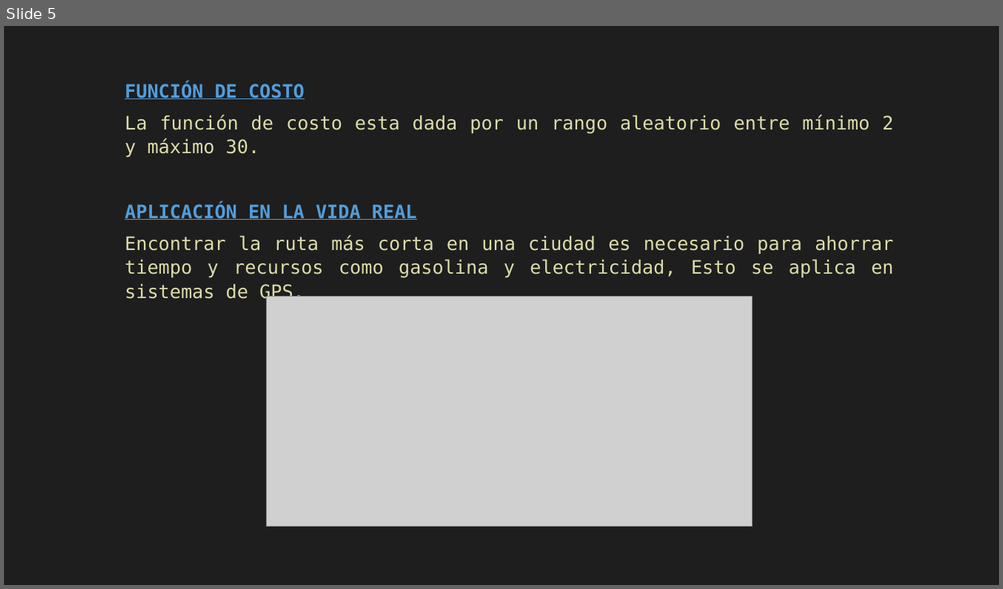
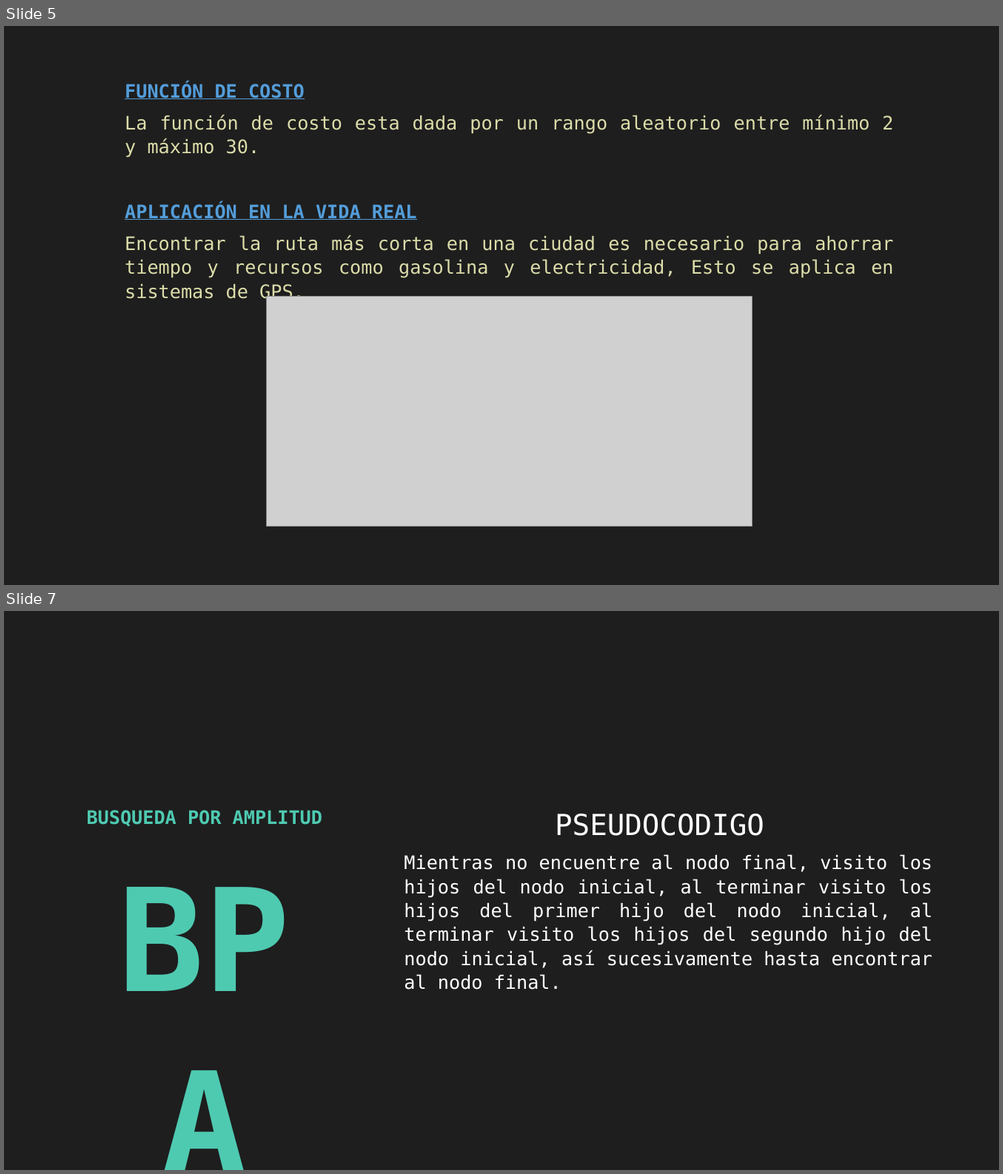
Before and after one commit to LUJAAA/PIA_IA, a slide deck: PIA/Resumen/ResumenReporte.pptx. Shown one above the other, each under a label of ours: slide 5 before the commit, slides 5 and 7 after it; the slides between them are not shown. The pictures are 1003x589 and 1003x1174 pixels, drawn with LibreOffice and Linux fonts; fonts in the diff are those of the drawing; grey boxes stand for pictures. Boxes give left, top, right and bottom in pixels: in the first picture for what was removed or moved away, otherwise in the second. Text is boxed around its words. In the diff, an @@ line names an element or a change of style, - is before the commit and + after.

```diff
--- a/PIA/Resumen/ResumenReporte.pptx
+++ b/PIA/Resumen/ResumenReporte.pptx
@@ slide 7 added at box(4, 611, 999, 1170), background #1E1E1E @@
@@ text added at box(87, 810, 322, 826), 18 pt, text #4ECAB1, bold @@
+BUSQUEDA POR AMPLITUD
+BPA
@@ text added at box(404, 814, 933, 990), 18 pt, text #FFFFFF @@
+PSEUDOCODIGO
+Mientras no encuentre al nodo final, visito los hijos del nodo inicial, al terminar visito los hijos del primer hijo del nodo inicial, al terminar visito los hijos del segundo hijo del nodo inicial, así sucesivamente hasta encontrar al nodo final.
```
Also in this commit, not shown: 3 slides changed, 1 slide removed, 1 other file.
